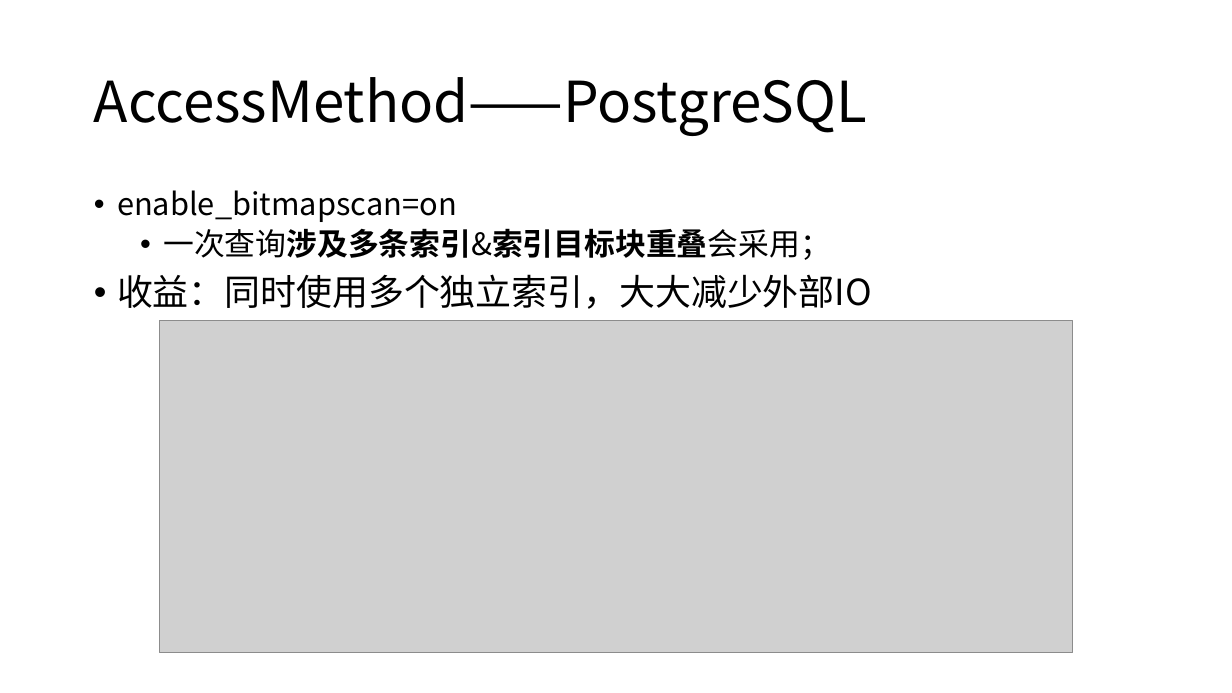
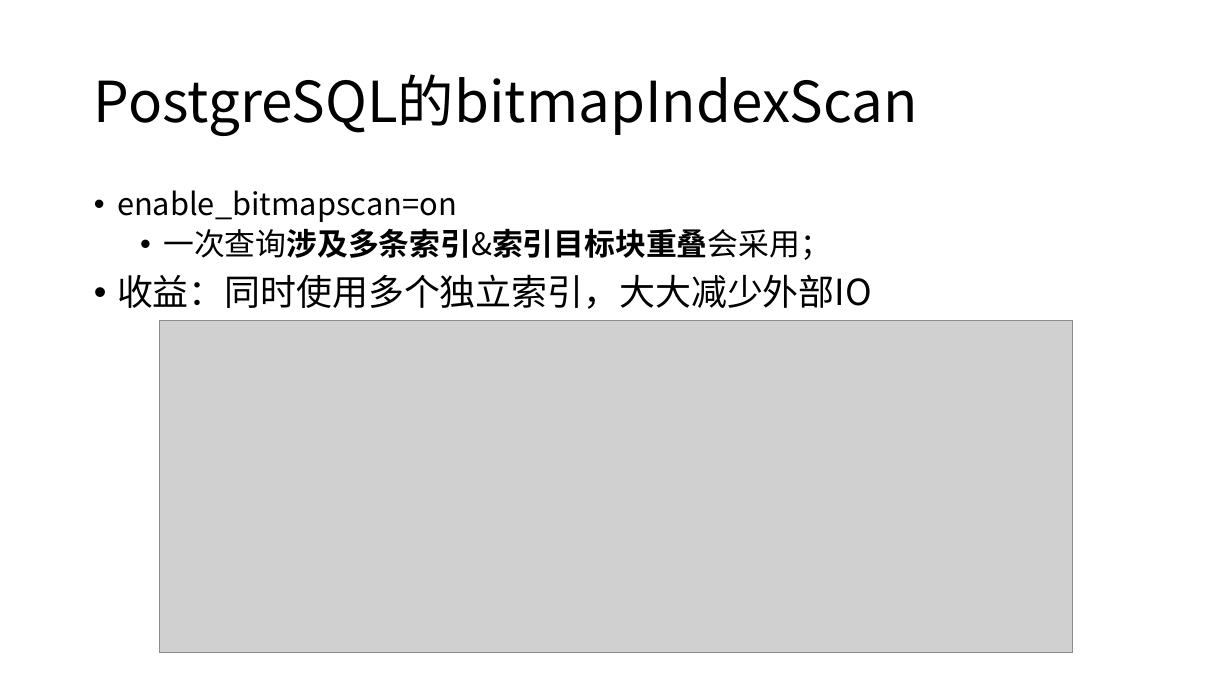
Before and after one commit to yummyliu/papers, a slide deck: slide 9 of 工作分享.pptx (slide 8 before the commit). Drawn at 1232x693 pixels with LibreOffice and Linux fonts; fonts in the diff are those of the drawing; grey boxes stand for pictures. Boxes give left, top, right and bottom in pixels: in the first picture for what was removed or moved away, otherwise in the second. Text is boxed around its words. In the diff, an @@ line names an element or a change of style, - is before the commit and + after.

```diff
--- a/工作分享.pptx
+++ b/工作分享.pptx
@@ title at [94,74,918,136]: text changed @@
-AccessMethod——PostgreSQL
+PostgreSQL的bitmapIndexScan
```
Also in this commit, not shown: 23 other slides changed, 11 slides added, 3 slides removed.
